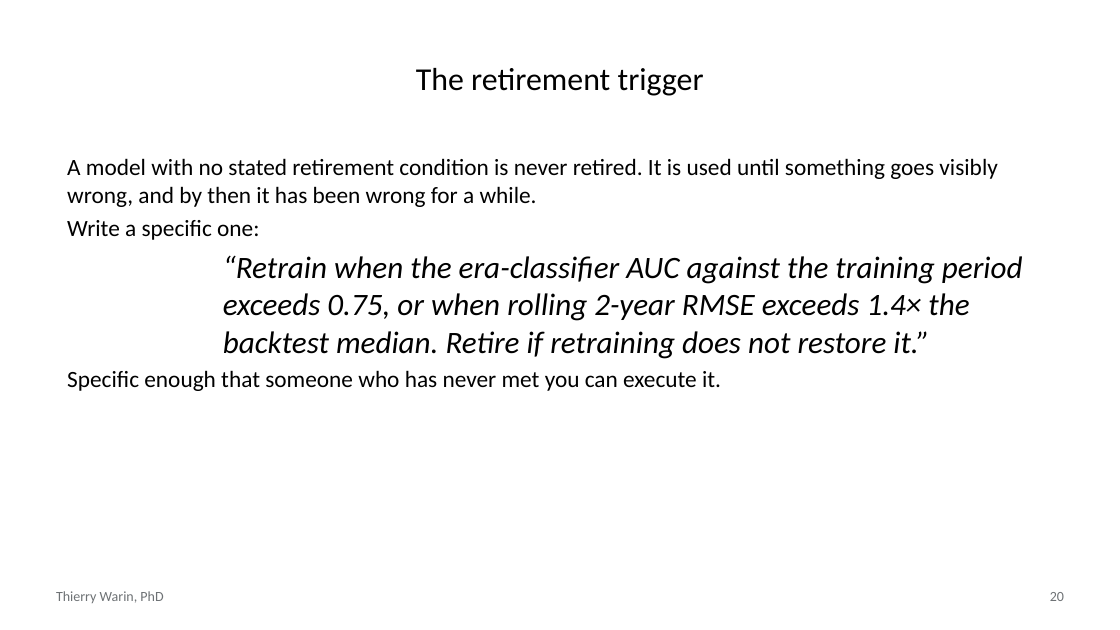
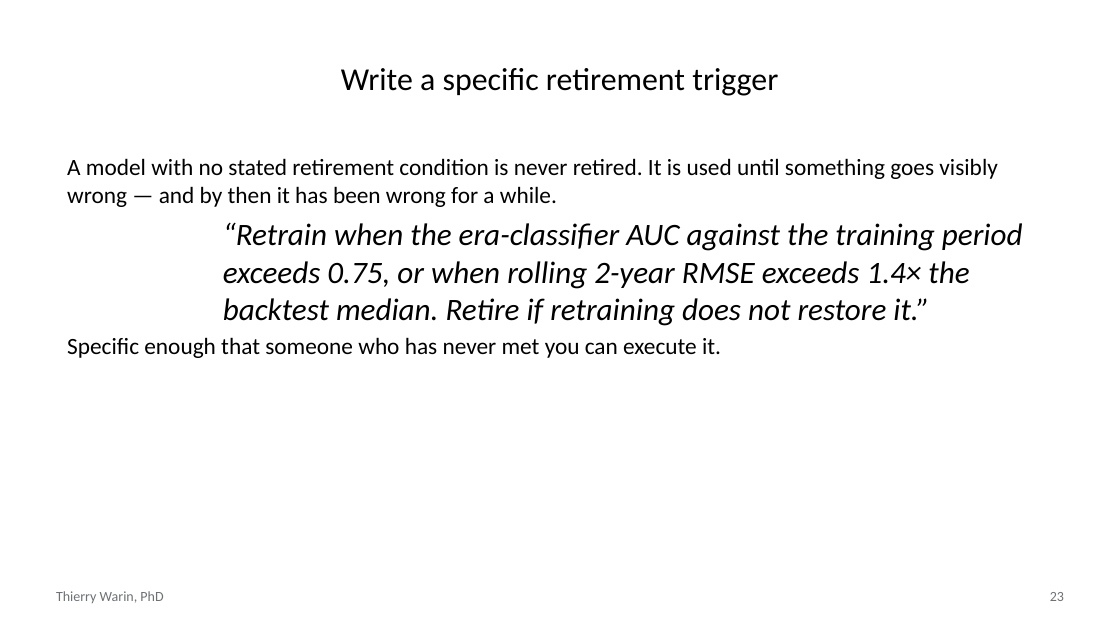
Before and after one commit to warint/quantitative-methods, a slide deck: slide 23 of 11-forecasting-drift-and-governance/slides.pptx (slide 20 before the commit). Drawn at 1120x630 pixels with LibreOffice and Linux fonts; fonts in the diff are those of the drawing. Boxes give left, top, right and bottom in pixels: in the first picture for what was removed or moved away, otherwise in the second. Text is boxed around its words. In the diff, an @@ line names an element or a change of style, - is before the commit and + after.

```diff
--- a/11-forecasting-drift-and-governance/slides.pptx
+++ b/11-forecasting-drift-and-governance/slides.pptx
@@ title at [341, 68, 778, 96]: text changed @@
-The retirement trigger
+Write a specific retirement trigger
@@ text at [67, 158, 997, 207]: text changed @@
-A model with no stated retirement condition is never retired. It is used until something goes visibly wrong, and by then it has been wrong for a while.
-Write a specific one:
+A model with no stated retirement condition is never retired. It is used until something goes visibly wrong — and by then it has been wrong for a while.
@@ page number at [1050, 592, 1064, 601]: text changed @@
-20
+23
```
Also in this commit, not shown: 8 other slides changed, 25 slides added, 15 slides removed, 13 other files.
